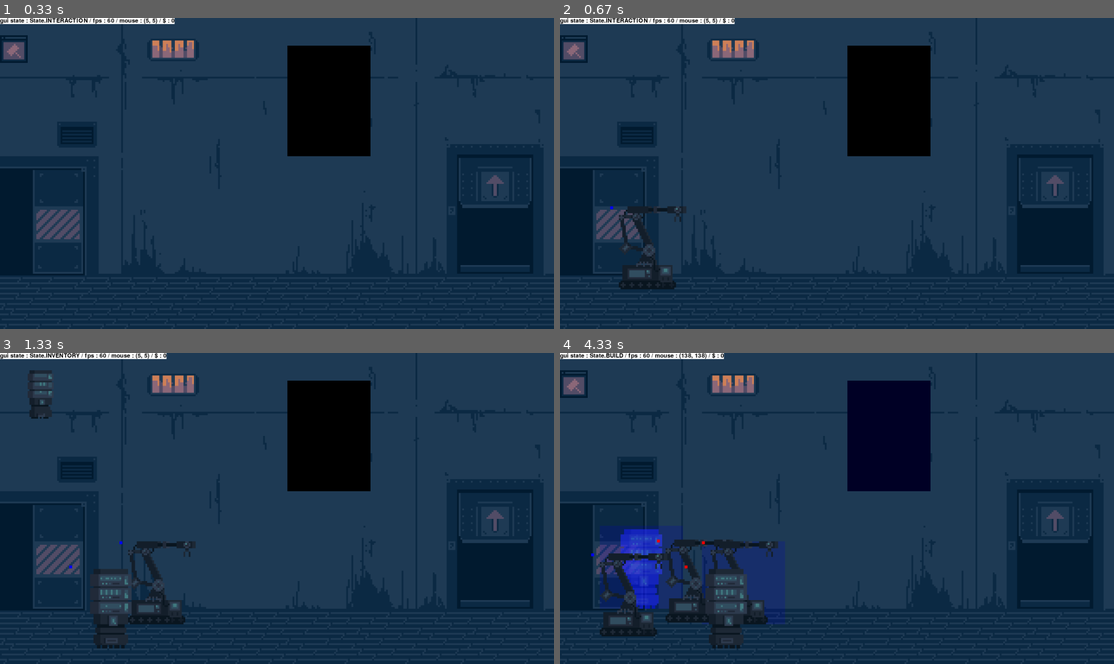
Above: before the commit, frames 1-4 (two rows, left to right).
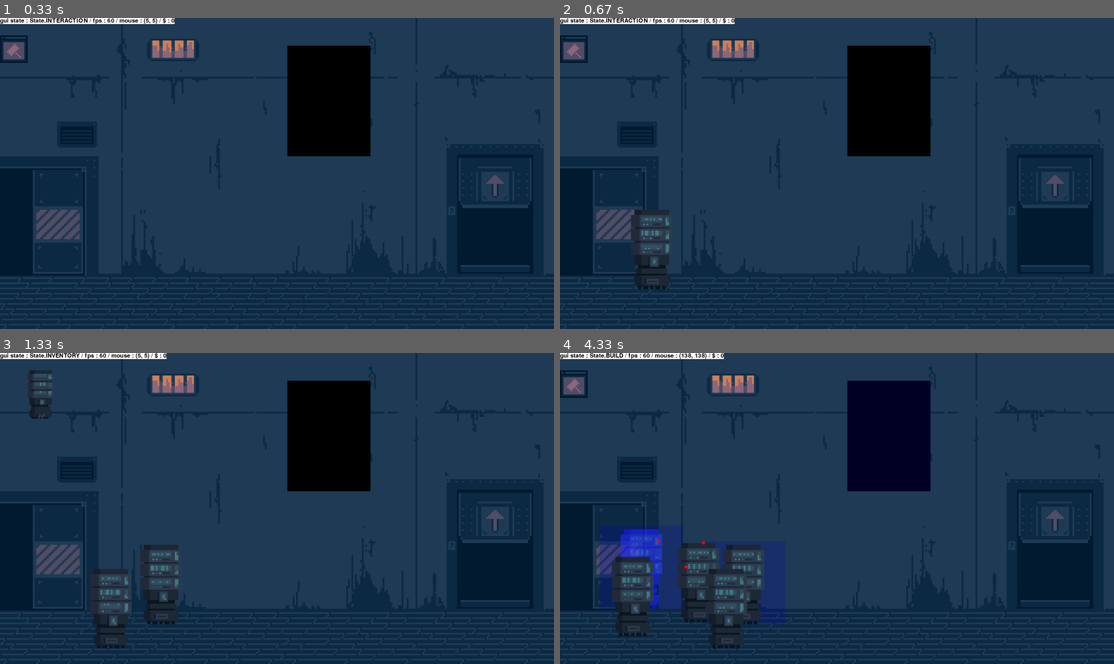
Above: after the commit, the same moments.

Repository: PouchyCorp/TrophNSI
Game: pygame game, started from sources/main.py
Same seed, same stepped clock (60 frames per second), same inputs: the game is played once before the commit and once after it.
Inputs (mouse positions are in pixels of both pictures, inside the frame that each line leads up to):
- Up to frame 1 (0.33 s): no input
- Up to frame 2 (0.67 s): tap B at 0.33 s
- Up to frame 3 (1.33 s): hold Up 0.67-1.13 s; tap Space at 0.73, 1.03, 1.23 s; tap B at 0.82 s; hold Down from 1.17 s (still down)
- Up to frame 4 (4.33 s): release Down at 1.47 s; hold Up 1.5-1.87 s; tap Space at 1.57, 2.3, 2.7, 3.03, 3.7, 4.1 s; click (626, 436) at 1.95 s; hold Down 2.23-2.6 s; hold Up 2.63-2.93 s; hold Down 2.97-3.27 s; tap B at 3.12, 4.18 s; click (598, 393) at 3.35 s; hold Up 3.63-4 s; hold Down from 4.03 s (still down)

Frame 1 is identical in both runs. In frame 2, 1.2% of the frame differs, in the area x 9-23%, y 60-88%; in frame 3, 1.1%; in frame 4, 3.9%, in the area x 5-40%, y 59-92%.

Commit message:
bot_anim

Diff:
--- a/sources/objects/bot.py
+++ b/sources/objects/bot.py
@@ -7,7 +7,7 @@
 from room_config import R1
 import sprite
 from timermanager import _Timer_manager
-
+from objects.anim import Spritesheet, Animation
 
 class Bot_states(Enum):
     IDLE = auto()
@@ -100,7 +100,7 @@
             last_bot : Bot = self.inline_bots[-1]
             assert type(last_bot) == Bot
 
-            #creat a clickable to let robots enter
+            #create a clickable to let robots enter
             bot_placeable = Placeable('bot_placeable', last_bot.coord, last_bot.surf)
             R1.placed.append(bot_placeable)
             R1.blacklist.append(bot_placeable)
@@ -120,6 +120,10 @@
         self.move_dir = "RIGHT"
         self.surf = choice([sprite.P4,sprite.P5]).copy()
 
+        spritesheet = Spritesheet(sprite.SPRITESHEET_TEST, (48*6, 48*6))
+        anim = Animation(spritesheet, 0, 7)
+        self.anim_idle = anim
+
         self.door_x = 1716
         self.exit_coords = Coord(1, (0,0))
 
@@ -137,6 +141,7 @@
 
     def logic(self, rooms : list[Room], TIMER : _Timer_manager):
         '''finite state machine (FSM) implementation for bot ai'''
+
         match self.state:
             case Bot_states.IDLE:
                 draw.rect(self.surf, "red", (0,0,10,10))
@@ -158,8 +163,10 @@
                         self.is_leaving = True
                         self.target_coord = self.exit_coords
 
-                if not self.coord.bot_movement_compare(self.target_coord):
+                if (self.coord.x, self.coord.room_num) != (self.target_coord.x, self.target_coord.room_num):
                     self.state = Bot_states.WALK
+                    #print(f'walking to x = {self.target_coord}')
+                    #print(f"changed state to {self.state}")
 
             case Bot_states.WALK:
                 draw.rect(self.surf, "blue", (0,0,10,10))
@@ -172,7 +179,7 @@
                         TIMER.create_timer(5, self.set_attribute, False, arguments=('state', Bot_states.IDLE))
 
                 self.move_to_target_coord()
-
+                self.surf = self.anim_idle.get_frame()
             case Bot_states.WATCH:
                 draw.rect(self.surf, "green", (0,0,10,10))
 
